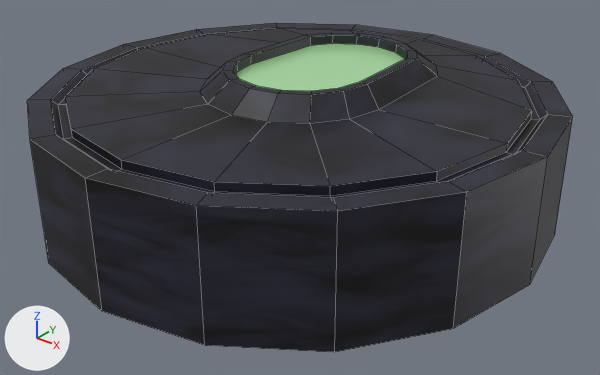
Before and after pictures for a commit that changed the Blender file Assets/Prefabs/blend/robots.blend.
Before and after are seen from a 50 mm camera at (8.8, -10.94, 5.99) aimed at (0.27, -0.28, -0.62). The axes (+X, +Y, +Z) are drawn at lower left. The lights are the same throughout. Mesh edges are drawn as thin lines. The same objects are shown in both versions, whatever each file hides.

The scene before the commit, as lines of its bpy script (objects in view):
```python
mat_material_001 = bpy.data.materials.new('Material.001')
mat_material_001.use_nodes = True; mat_material_001.node_tree.nodes.clear()
_N = mat_material_001.node_tree.nodes; _L = mat_material_001.node_tree.links
n0 = _N.new('ShaderNodeBsdfPrincipled'); n0.name = 'Principled BSDF'
n0.distribution = 'GGX'
n0.subsurface_method = 'RANDOM_WALK_SKIN'
n1 = _N.new('ShaderNodeOutputMaterial'); n1.name = 'Material Output'
n2 = _N.new('ShaderNodeValToRGB'); n2.name = 'Color Ramp'
n2.color_ramp.interpolation = 'CARDINAL'
while len(n2.color_ramp.elements) > 1: n2.color_ramp.elements.remove(n2.color_ramp.elements[-1])
n2.color_ramp.elements[0].position = 0.36; n2.color_ramp.elements[0].color = (0.0, 0.0, 0.0, 1.0)
_e = n2.color_ramp.elements.new(0.698); _e.color = (0.0229, 0.0226, 0.047, 1.0)
n3 = _N.new('ShaderNodeTexNoise'); n3.name = 'Noise Texture'
n3.inputs[2].default_value = 5.6  # 'Scale'
n3.inputs[3].default_value = 15.0  # 'Detail'
n3.inputs[4].default_value = 0.599  # 'Roughness'
n3.inputs[8].default_value = -0.7  # 'Distortion'
_L.new(n0.outputs[0], n1.inputs[0])  # 'BSDF' to 'Surface'
_L.new(n3.outputs[0], n2.inputs[0])  # 'Factor' to 'Factor'
_L.new(n2.outputs[0], n0.inputs[0])  # 'Color' to 'Base Color'
me_cylinder_005 = bpy.data.meshes.new('Cylinder.005')
me_cylinder_005.from_pydata(...)  # 160 vertices, 146 faces; spans x -1.0..1.0, y -1.0..1.0, z -1.0..1.35
# faces by material slot: [145, 1]
me_cylinder_005.materials.append(mat_material_001)
me_cylinder_005.materials.append(mat_material_002)  # green #b6e7b7
ob_roomba = bpy.data.objects.new('Roomba', me_cylinder_005)
ob_roomba.location = (0.0, 0.0, 0.0)
ob_roomba.scale = (4.67, 4.67, 1.1)
```
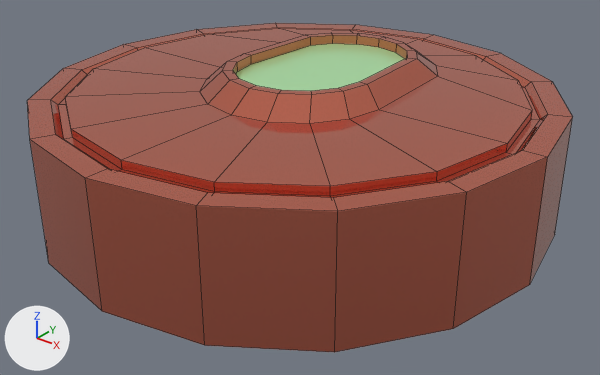
What changed in the scene script:
```text
Change mat_material_001:
    remove # nodes: BsdfPrincipled, OutputMaterial, TexNoise, ValToRGB
    remove # colours: black #000000, dark blue #2a293d
    nodes: BsdfPrincipled, OutputMaterial
    colours: red #e7816a
```

Pixel boxes (x1, y1, x2, y2) of what changed, in the pictures (600 x 375 px):
'Roomba', surface changed (black to brown)
    both: (27, 23, 573, 352)
